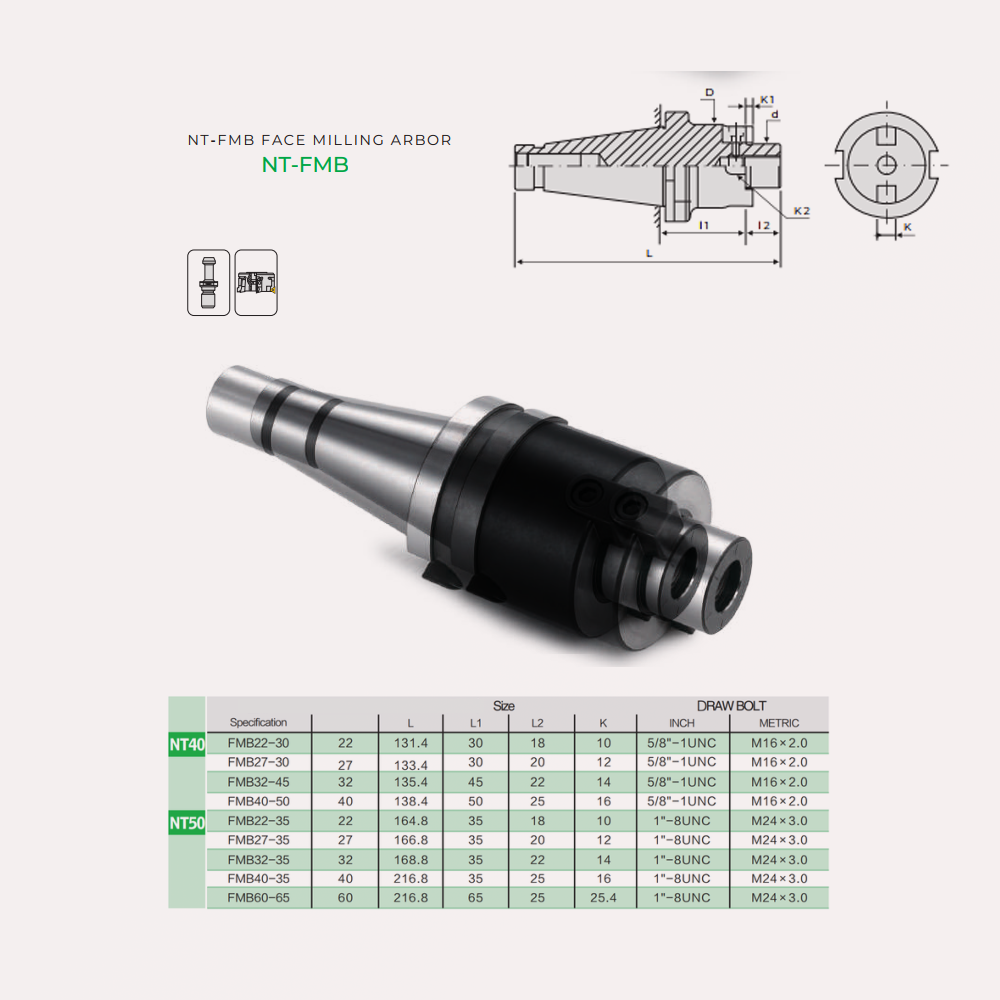
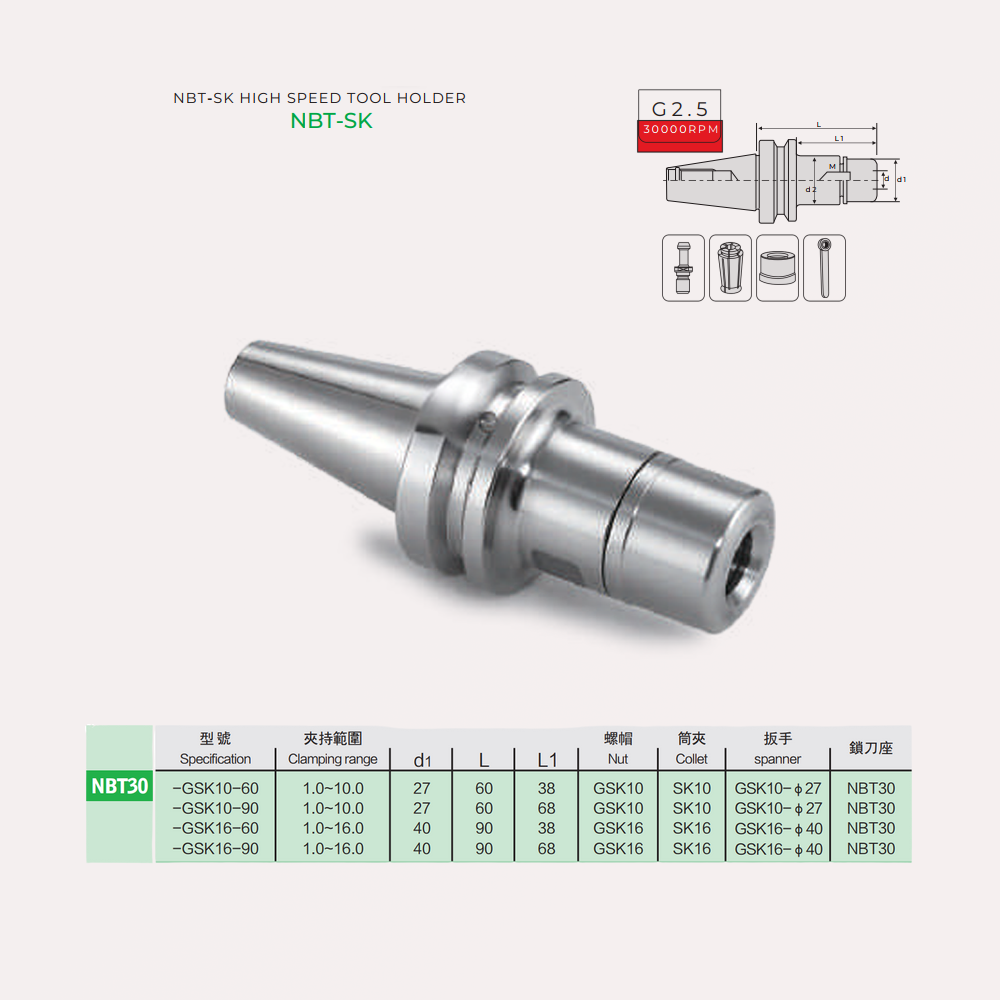
Comparing the layer stacks of the two 1000 × 1000 images. Changes:
added group "nbt-sk" with 4 layers above "nt-holder-system-anh-dai-dien" over [85, 86, 914, 865]
added layer "Layer 10" (multiply) in group "nbt-sk" over [634, 86, 914, 302]
added layer "Layer 9" (multiply) in group "nbt-sk" over [174, 86, 466, 129]
added layer "Layer 8" in group "nbt-sk" over [85, 724, 912, 865]
added layer "Layer 7" in group "nbt-sk" over [223, 338, 776, 662]
renamed "nt-holder-system" to "nt-holder-system-anh-dai-dien", hid the group it (1 layers) over [223, 338, 776, 667]
hid group "nt-fmb" (5 layers) over [168, 71, 950, 910]